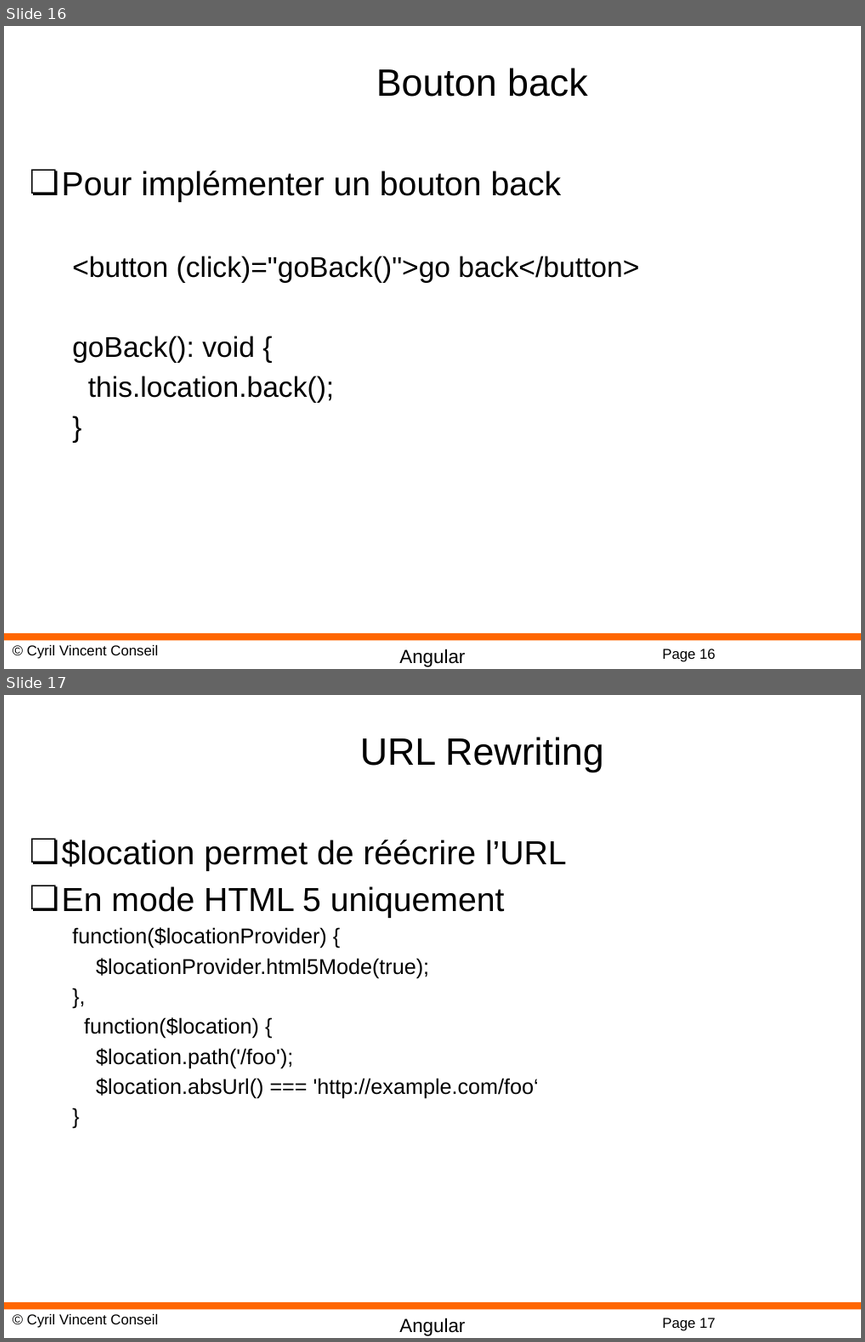
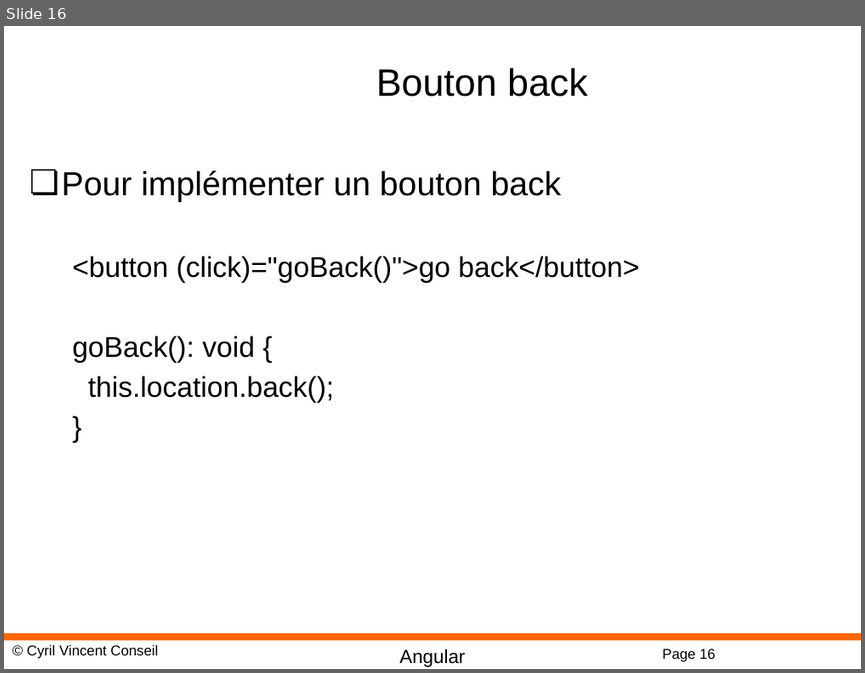
Before and after one commit to cyrilvincent/angular, a slide deck: PPT/Angular15-Routing.pptx. Shown one above the other, each under a label of ours: slides 16 and 17 before the commit, slide 16 after it. The pictures are 865x1342 and 865x673 pixels, drawn with LibreOffice and Linux fonts; fonts in the diff are those of the drawing; background and template pictures are left out. Boxes give left, top, right and bottom in pixels: in the first picture for what was removed or moved away, otherwise in the second. Text is boxed around its words. In the diff, an @@ line names an element or a change of style, - is before the commit and + after.

```diff
--- a/PPT/Angular15-Routing.pptx
+++ b/PPT/Angular15-Routing.pptx
@@ slide 17 removed at [4,695,861,1338], background #FFFFFF; not listed: 4 template elements that a slide beside it also shows @@
@@ title removed at [360,737,604,772] @@
-URL Rewriting
@@ text removed at [62,839,567,1099] @@
-❏ $location permet de réécrire l’URL
-❏ En mode HTML 5 uniquement
-  function($locationProvider) {
-  $locationProvider.html5Mode(true);
-  },
-  function($location) {
-  $location.path('/foo');
-  $location.absUrl() === 'http://example.com/foo‘
-  }
```
Also in this commit, not shown: 6 other files.
